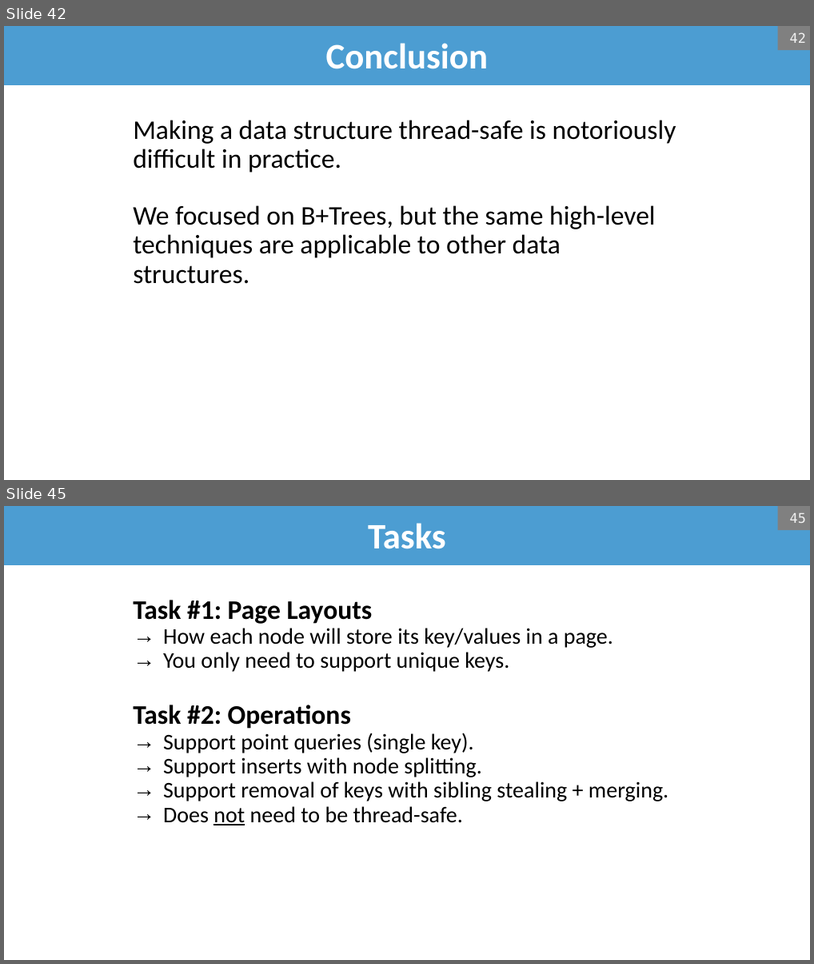
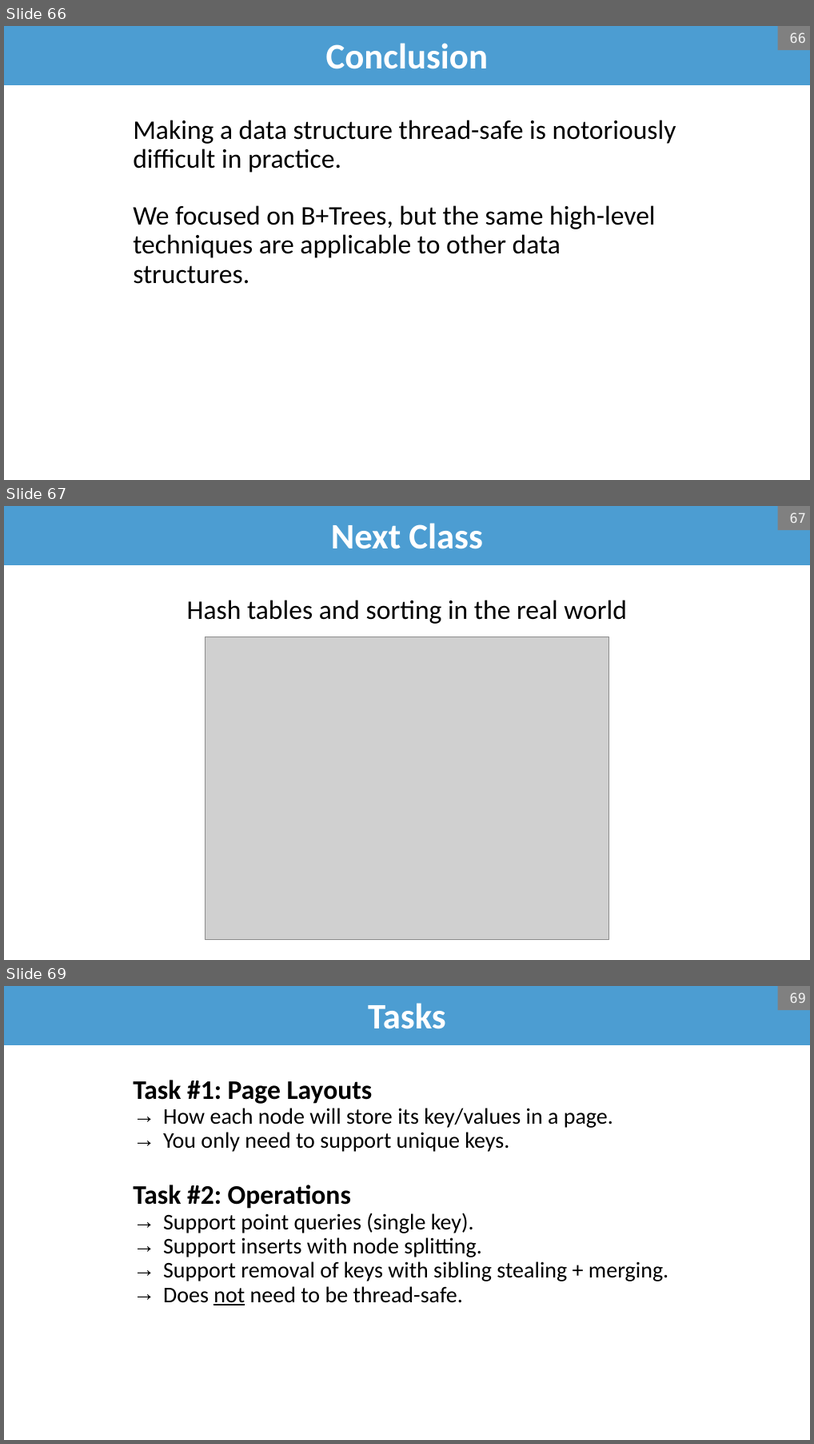
Before and after one commit to bsb20/bsb20.github.io, a slide deck: docs/421_f26/lectures/L08_concurrent_b_plus.pptx. Shown one above the other, each under a label of ours: slides 42 and 45 before the commit, slides 66, 67 and 69 after it; the slides between them are not shown. The pictures are 814x964 and 814x1444 pixels, drawn with LibreOffice and Linux fonts; fonts in the diff are those of the drawing; grey boxes stand for pictures; background and template pictures are left out. Boxes give left, top, right and bottom in pixels: in the first picture for what was removed or moved away, otherwise in the second. Text is boxed around its words. In the diff, an @@ line names an element or a change of style, - is before the commit and + after.

```diff
--- a/docs/421_f26/lectures/L08_concurrent_b_plus.pptx
+++ b/docs/421_f26/lectures/L08_concurrent_b_plus.pptx
@@ slide 67 added at box(4, 506, 810, 960), background #FFFFFF @@
@@ title added at box(4, 506, 810, 565), fill #4C9DD2, 32 pt, text #FFFFFF, bold @@
+Next Class
@@ page number added at box(778, 506, 810, 530), fill #808080, 12 pt, text #F2F2F2 @@
+67
@@ text added at box(187, 600, 626, 624), 24 pt, text #000000 @@
+Hash tables and sorting in the real world
@@ picture added at box(206, 636, 610, 940) @@
@@ what was slide 42 is now slide 66 @@
@@ page number at box(790, 32, 806, 43): text changed @@
-42
+66
@@ what was slide 45 is now slide 69 @@
@@ page number at box(790, 992, 806, 1003): text changed @@
-45
+69
```
Also in this commit, not shown: 15 slides changed, 24 other slides added, 1 slide removed, 1 other file.
